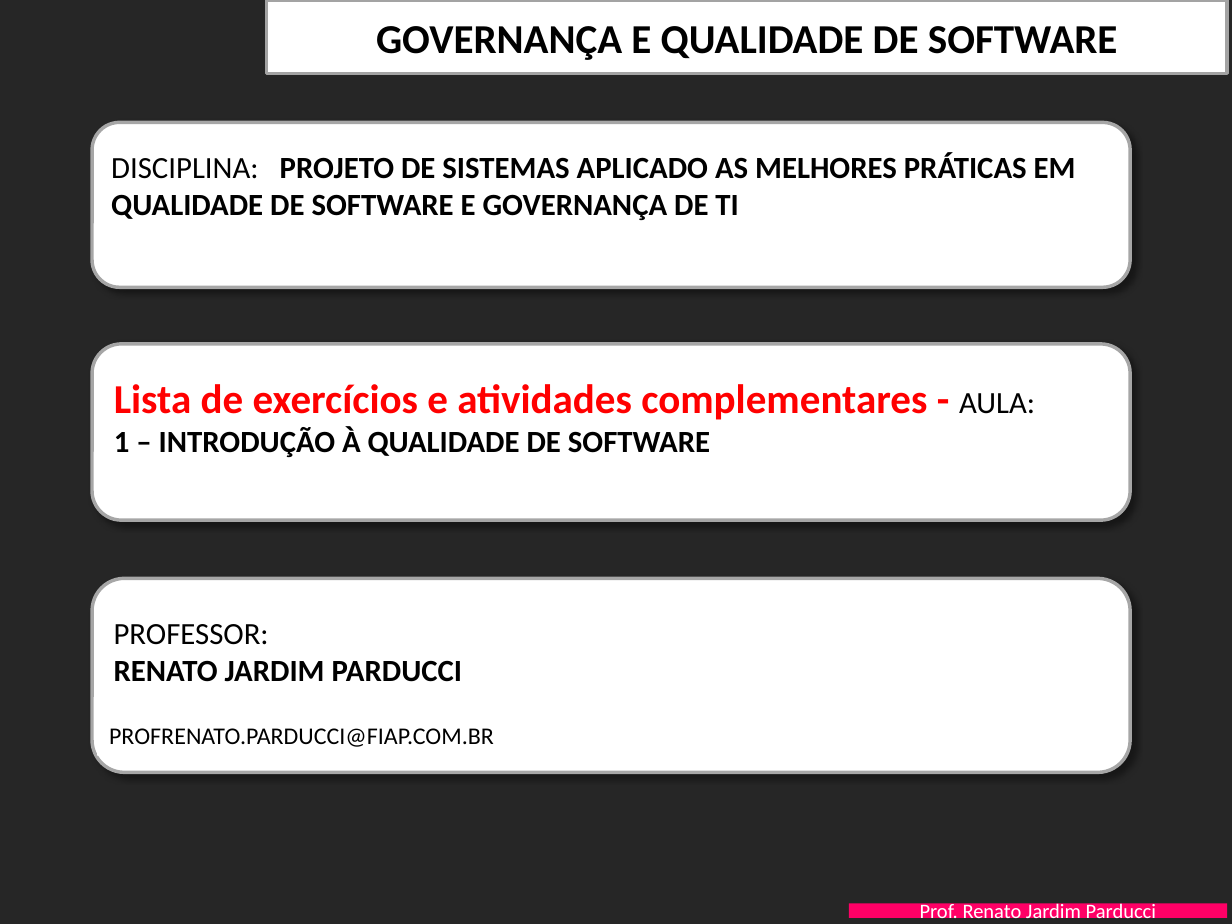
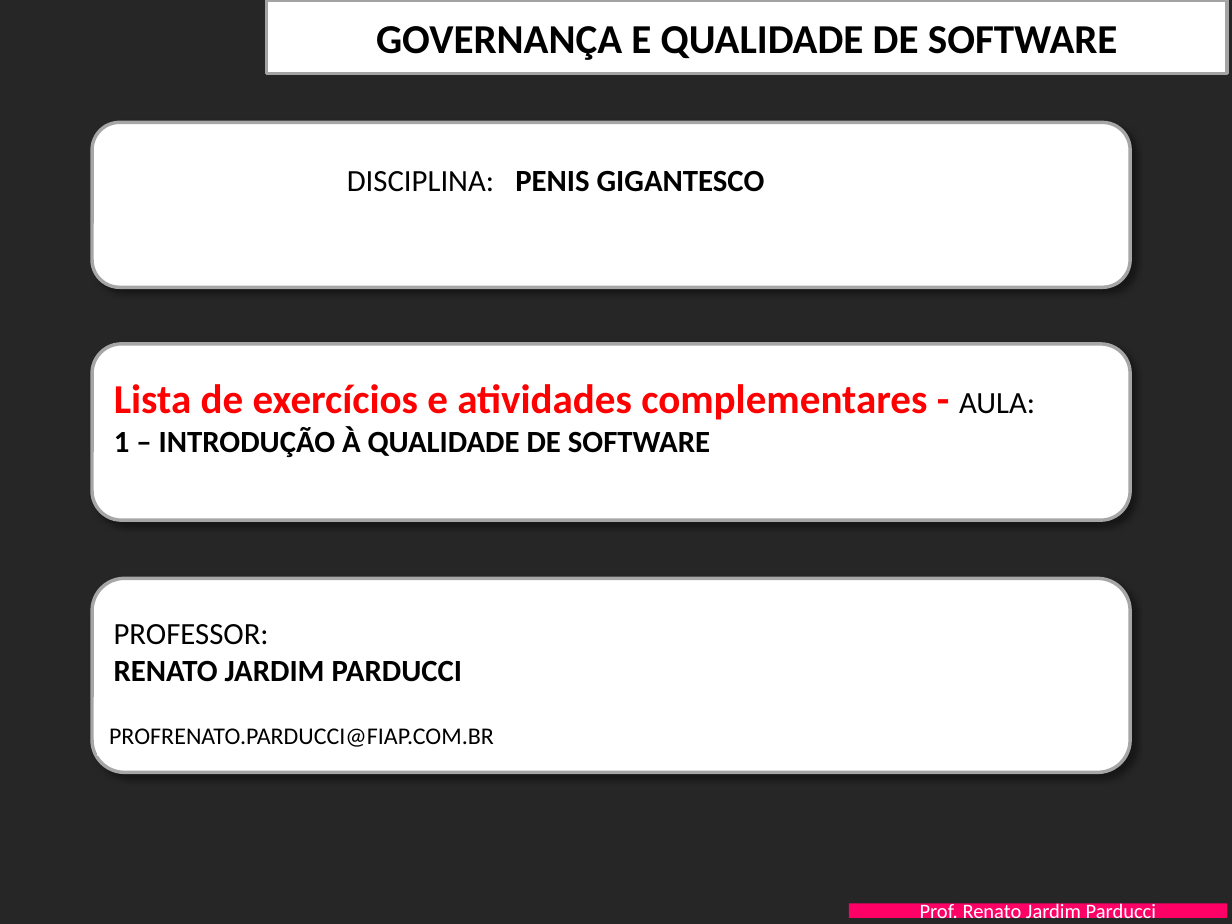
Before and after one commit to gerdersilva/SI-Estacionamento, a slide deck: slide 1 of Documentacao/FIAP-QualidProjSW-Aula-1-Introducao Qualidade - EXERCICIOS.pptx. Drawn at 1232x924 pixels with LibreOffice and Linux fonts; fonts in the diff are those of the drawing; background and template pictures are left out. Boxes give left, top, right and bottom in pixels: in the first picture for what was removed or moved away, otherwise in the second. Text is boxed around its words. In the diff, an @@ line names an element or a change of style, - is before the commit and + after.

Commit message:
adição do penis gigantesco

```diff
--- a/Documentacao/FIAP-QualidProjSW-Aula-1-Introducao Qualidade - EXERCICIOS.pptx
+++ b/Documentacao/FIAP-QualidProjSW-Aula-1-Introducao Qualidade - EXERCICIOS.pptx
@@ text at box(347, 170, 765, 192): text changed @@
-DISCIPLINA: PROJETO DE SISTEMAS APLICADO AS MELHORES PRÁTICAS EM
-QUALIDADE DE SOFTWARE E GOVERNANÇA DE TI
+DISCIPLINA: PENIS GIGANTESCO
```
